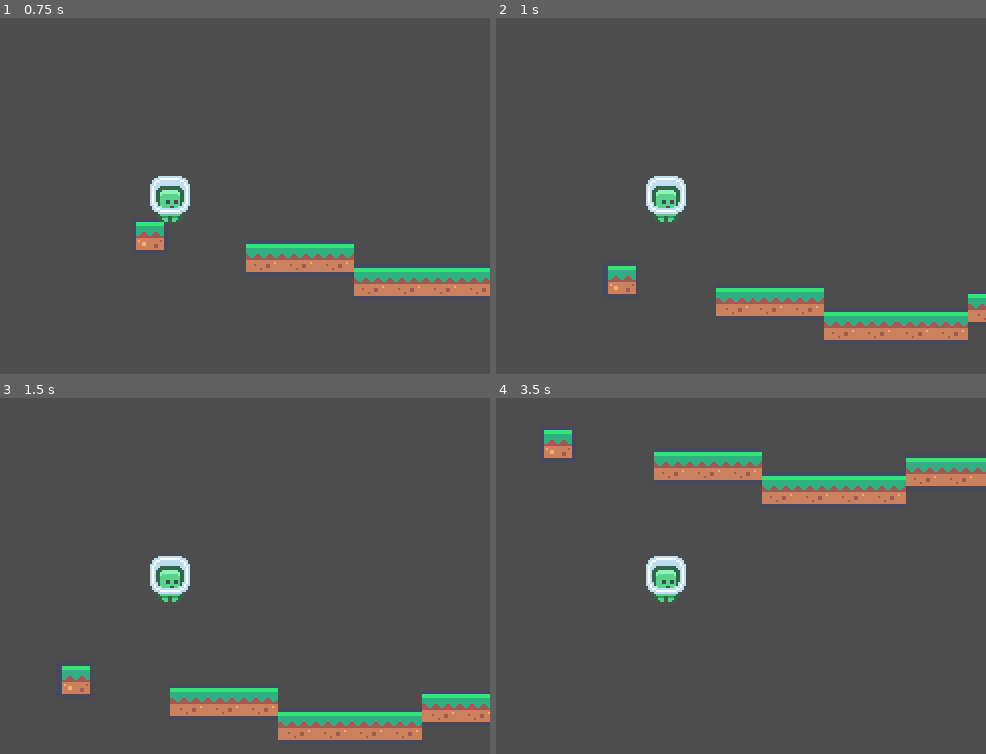
Above: before the commit, frames 1-4 (two rows, left to right).
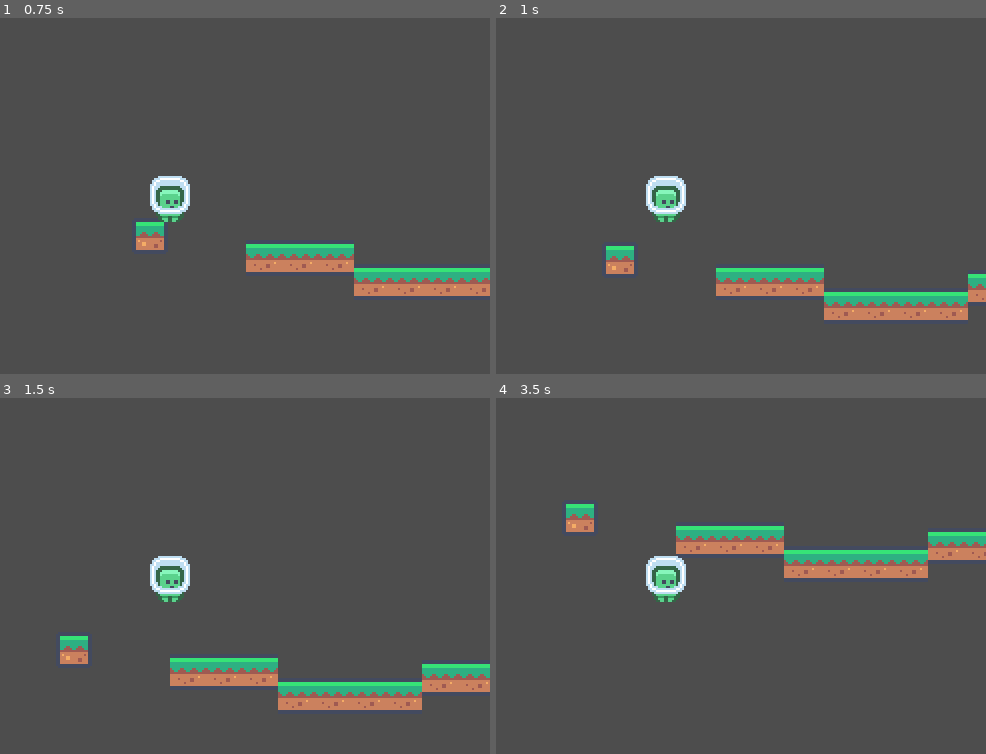
Above: after the commit, the same moments.

Repository: platz-halter/mario_clone
Game: Godot game, scene res://world.tscn
Same seed, same stepped clock (60 frames per second), same inputs: the game is played once before the commit and once after it.
Inputs:
- Up to frame 1 (0.75 s): tap Enter at 0.5 s; hold Right (ui_right) from 0.53 s (still down)
- Up to frame 2 (1 s): keep holding Right (ui_right); tap Up (ui_up) at 0.77 s
- Up to frame 3 (1.5 s): keep holding Right (ui_right)
- Up to frame 4 (3.5 s): tap Up (ui_up) at 1.52, 3.02 s; release Right (ui_right) at 2.03 s; hold Left (ui_left) 2.03-2.78 s; hold Right (ui_right) from 2.78 s (still down)

Frame 1 is identical in both runs. In frame 2, 8.2% of the frame differs, in the area x 22-100%, y 64-91%; in frame 3, 11%; in frame 4, 11%, in the area x 9-100%, y 8-51%.

Commit message:
cleaned up player code

Diff:
--- a/player.gd
+++ b/player.gd
@@ -20,11 +20,9 @@
 	#if Input.is_action_just_pressed("ui_up"):
 		#velocity.y = -jump_power
 
-	move_and_slide()
+	#move_and_slide()
 
-	velocity.x = 0
 	if is_on_floor():
 		if Input.is_action_just_pressed("ui_up"):
 			velocity.y = -jump_power
-
 	move_and_slide()
--- a/player.tscn
+++ b/player.tscn
@@ -19,6 +19,7 @@
 
 [node name="Player" type="CharacterBody2D"]
 script = ExtResource("1_g00eu")
+jump_power = 90
 
 [node name="AnimatedSprite2D" type="AnimatedSprite2D" parent="."]
 sprite_frames = SubResource("SpriteFrames_nmb78")
